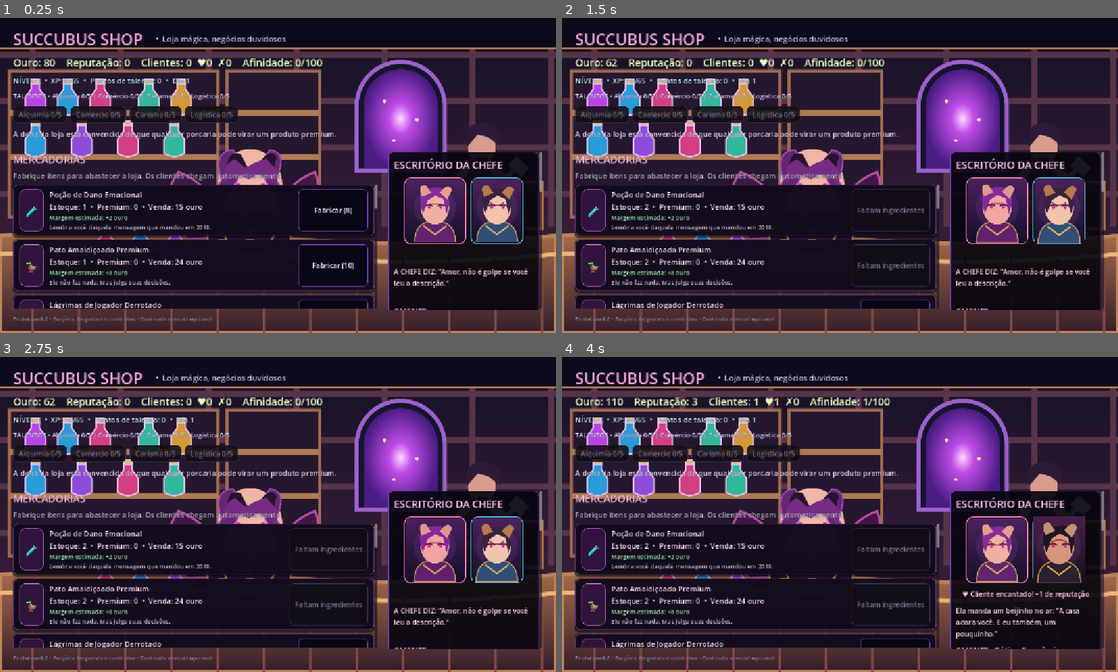
Above: before the commit, frames 1-4 (two rows, left to right).
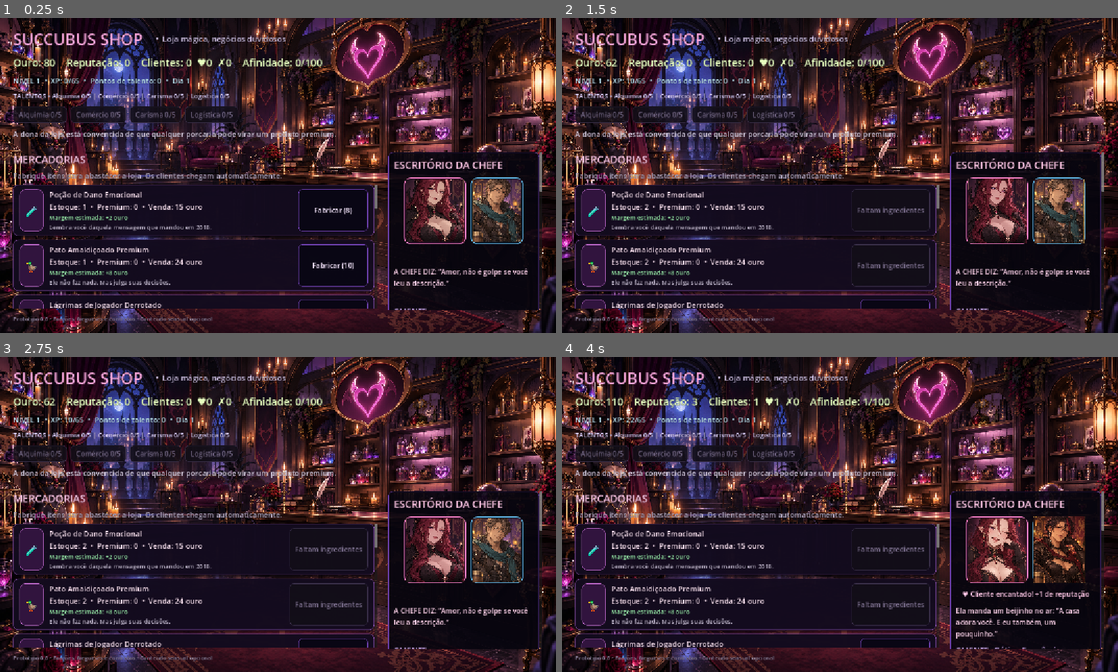
Above: after the commit, the same moments.

Repository: GMGuimaraes/succubus-shop
Game: Godot game, scene res://main.tscn
Two runs of this game, one before a commit and one after it. Both use one fixed random seed, a clock stepped at 60 frames per second and the inputs below.
Inputs:
- Up to frame 1 (0.25 s): no input
- Up to frame 2 (1.5 s): click "Fabricar (8)" at 0.5 s; click "Fabricar (10)" at 1.25 s
- Up to frame 3 (2.75 s): click "Fabricar (12)" at 2 s
- Up to frame 4 (4 s): click "Fabricar (12)" at 2.75 s; click "Fabricar (12)" at 3.5 s

The runs differ from the first frame. In frame 1, 46% of the frame differs, in the area x 0-100%, y 0-100%; in frame 2, 46%; in frame 3, 46%; in frame 4, 46%.

Commit message:
feat: refresh shop visuals and character portraits
Co-authored-by: Manus <dev-agent@manus.ai>

Diff:
--- a/main.gd
+++ b/main.gd
@@ -92,8 +92,8 @@
 var feedback_audio_player: AudioStreamPlayer
 var toast_label: Label
 var toast_tween: Tween
-var customer_portrait_paths: Array[String] = ["res://assets/customer_adventurer.svg", "res://assets/customer_mage.svg", "res://assets/customer_goth.svg"]
-var seller_portrait_paths: Dictionary = {"happy": "res://assets/seller_happy.svg", "neutral": "res://assets/seller_neutral.svg", "surprised": "res://assets/seller_surprised.svg"}
+var customer_portrait_paths: Array[String] = ["res://assets/customer_adventurer.png", "res://assets/customer_mage.png", "res://assets/customer_goth.png"]
+var seller_portrait_paths: Dictionary = {"happy": "res://assets/seller_happy.png", "neutral": "res://assets/seller_neutral.png", "surprised": "res://assets/seller_surprised.png"}
 
 const SELLER_DELIGHTED_LINES := [
 	"A súcubo pisca para o cliente: “Gosto de quem tem bom gosto. Volte sempre, herói.”",
@@ -143,7 +143,7 @@
 
 func _build_ui() -> void:
 	var bg := TextureRect.new()
-	bg.texture = load("res://assets/shop_scene.svg")
+	bg.texture = load("res://assets/shop_scene.png")
 	bg.expand_mode = TextureRect.EXPAND_IGNORE_SIZE
 	bg.stretch_mode = TextureRect.STRETCH_SCALE
 	bg.set_anchors_and_offsets_preset(Control.PRESET_FULL_RECT)
Binary file added: assets/customer_adventurer.png
Binary file added: assets/customer_goth.png
Binary file added: assets/customer_mage.png
Binary file added: assets/seller_happy.png
Binary file added: assets/seller_neutral.png
Binary file added: assets/seller_surprised.png
Binary file added: assets/shop_scene.png
